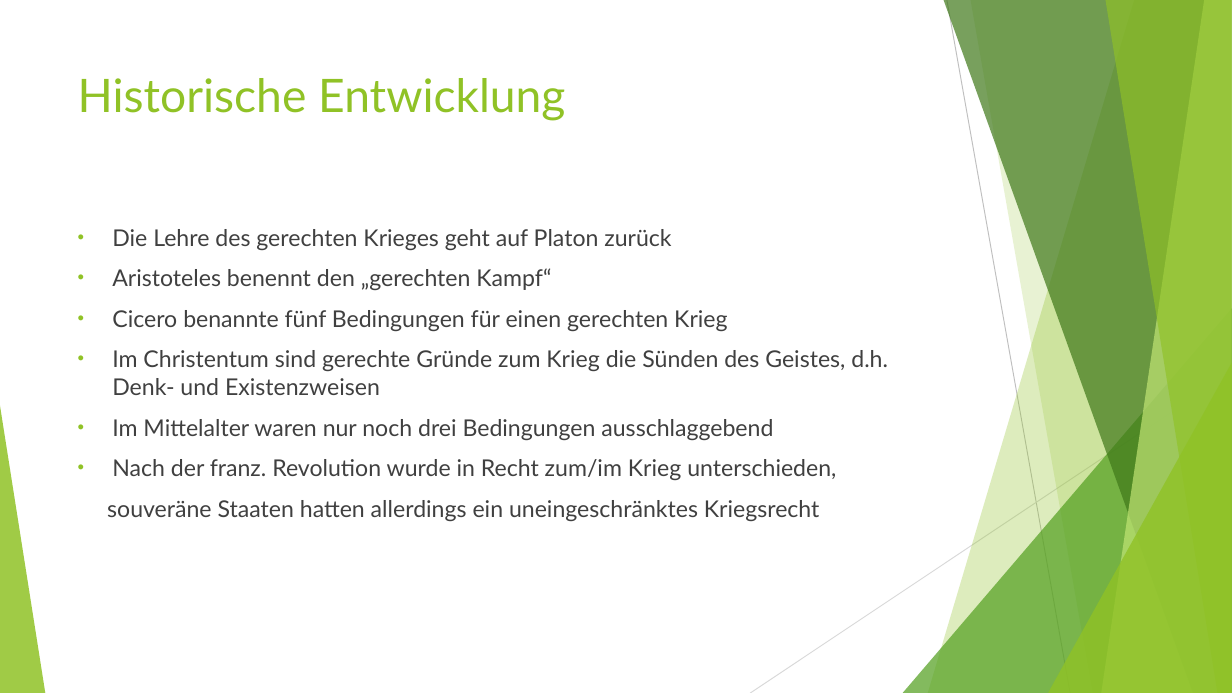
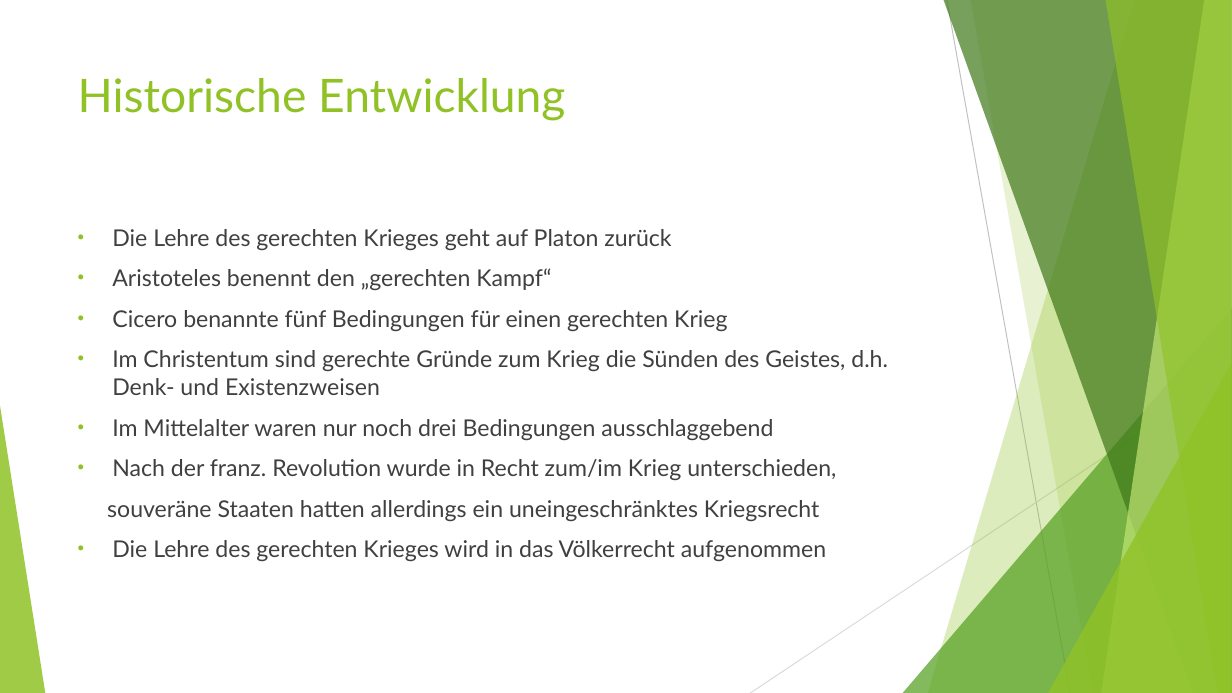
Before and after one commit to DominikEisele/gerechter_Krieg, a slide deck: slide 5 of gerechter_krieg_ethik.pptx. Drawn at 1232x693 pixels with LibreOffice and Linux fonts; fonts in the diff are those of the drawing. Boxes give left, top, right and bottom in pixels: in the first picture for what was removed or moved away, otherwise in the second. Text is boxed around its words. In the diff, an @@ line names an element or a change of style, - is before the commit and + after.

```diff
--- a/gerechter_krieg_ethik.pptx
+++ b/gerechter_krieg_ethik.pptx
@@ text at bbox=[112, 540, 826, 561]: paragraph added @@
+• Die Lehre des gerechten Krieges wird in das Völkerrecht aufgenommen
```
Also in this commit, not shown: 2 other slides changed, 1 slide added.
